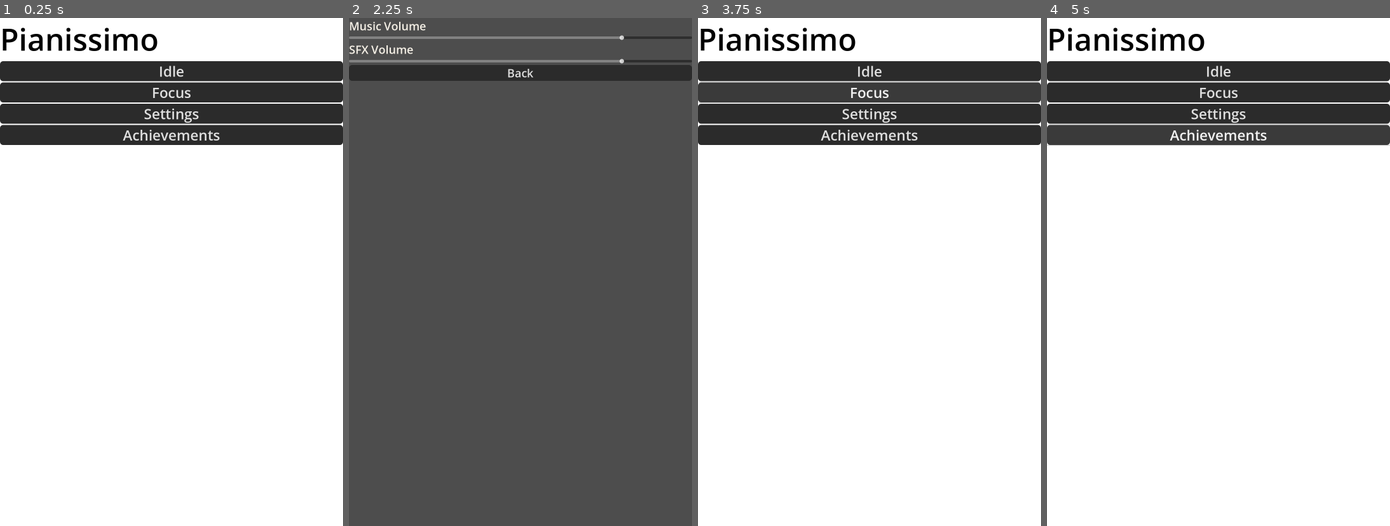
Above: before the commit, frames 1-4 (left to right).
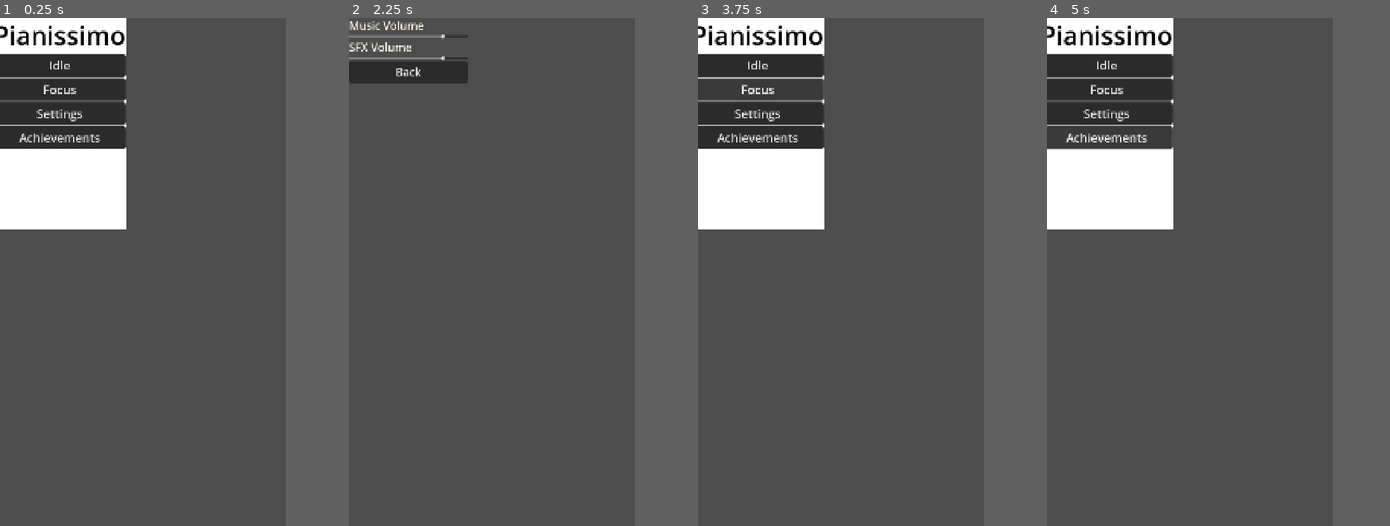
Above: after the commit, the same moments.

Repository: solsolet/MemoriaTFM
Game: Godot game, scene res://scenes/home/home.tscn
Same seed, same stepped clock (60 frames per second), same inputs: the game is played once before the commit and once after it.
Inputs:
- Up to frame 1 (0.25 s): no input
- Up to frame 2 (2.25 s): click "Idle" at 0.5 s; click "Back" at 1.25 s; click "Settings" at 2 s
- Up to frame 3 (3.75 s): click "Back" at 2.75 s; click "Focus" at 3.5 s
- Up to frame 4 (5 s): click "Achievements" at 4.25 s
In our replay, the window is 540x800 before the commit and 450x800 after it. These sizes can differ from the game's own. Grey fills any space a smaller window leaves; there, only what the larger window draws over its background counts as a difference.

The runs differ from the first frame. In frame 1, 73% of the frame differs, in the area x 0-100%, y 0-100%; in frame 2, 4.1%; in frame 3, 72%; in frame 4, 72%.

Commit message:
fix: botó settings + rutes centralitzades

Diff:
--- a/pianissimo/autoload/save_manager.gd
+++ b/pianissimo/autoload/save_manager.gd
@@ -4,6 +4,7 @@
 const SAVE_PATH := "user://player_save.tres"
 
 var data: PlayerSaveData
+var return_scene_path: String = ScenePaths.HOME
 
 
 func _ready() -> void:
--- a/pianissimo/autoload/settings_manager.gd
+++ b/pianissimo/autoload/settings_manager.gd
@@ -1,7 +1,9 @@
 extends Node
-## User preferences: ConfigFile
 
 const SETTINGS_PATH := "user://settings.cfg"
+
+var return_scene_path: String = ScenePaths.HOME
+
 
 var music_volume: float = 0.8:
 	set(value):
@@ -13,6 +15,7 @@
 		sfx_volume = clamp(value, 0.0, 1.0)
 		AudioManager.set_sfx_volume_linear(sfx_volume)
 
+
 func _ready() -> void:
 	call_deferred("load_settings")
 
@@ -23,7 +26,6 @@
 		music_volume = float(config.get_value("audio", "music_volume", 0.8))
 		sfx_volume = float(config.get_value("audio", "sfx_volume", 0.8))
 	else:
-		# No file yet
 		music_volume = music_volume
 		sfx_volume = sfx_volume
 
--- /dev/null
+++ b/pianissimo/core/scene_paths.gd
@@ -0,0 +1,8 @@
+extends RefCounted
+class_name ScenePaths
+
+const GAME := "res://scenes/game/game.tscn"
+const HOME := "res://scenes/home/home.tscn"
+const NOTE := "res://scenes/note/note.tscn"
+const SETTINGS := "res://scenes/settings/settings.tscn"
+const UPGRADE_CARD := "res://scenes/game/upgrade_panel/upgrade_card.tscn"
--- a/pianissimo/project.godot
+++ b/pianissimo/project.godot
@@ -30,6 +30,8 @@
 
 window/size/viewport_width=1080
 window/size/viewport_height=1920
+window/stretch/mode="canvas_items"
+window/stretch/aspect="expand"
 window/handheld/orientation=1
 
 [file_customization]
@@ -37,11 +39,12 @@
 folder_colors={
 "res://assets/": "red",
 "res://autoload/": "orange",
-"res://data/": "yellow",
-"res://resources/": "green",
-"res://scenes/": "teal",
-"res://scripts/": "blue",
-"res://ui/": "purple"
+"res://core/": "yellow",
+"res://data/": "green",
+"res://resources/": "teal",
+"res://scenes/": "blue",
+"res://scripts/": "purple",
+"res://ui/": "pink"
 }
 
 [gui]
--- a/pianissimo/scenes/game/game.gd
+++ b/pianissimo/scenes/game/game.gd
@@ -1,10 +1,11 @@
 extends Control
 
-const NOTE_SCENE = preload("res://scenes/note/note.tscn")
+const NOTE_SCENE = preload(ScenePaths.NOTE)
 const NOTE_HEIGHT = 36.0
 
 
 @export var notes_label: Label
+@export var settings_button: Button
 @export var piano: Piano
 
 var active_notes: Array[Note] = []
@@ -15,6 +16,7 @@
 
 
 func _ready() -> void:
+	settings_button.pressed.connect(_on_settings_button_pressed)
 	Economy.notes_changed.connect(_on_notes_changed)
 	_on_notes_changed(Economy.notes)
 
@@ -90,4 +92,10 @@
 
 func _on_btn_back_pressed() -> void:
 	cleanup()
-	get_tree().change_scene_to_file("res://scenes/home/home.tscn")
+	get_tree().change_scene_to_file(ScenePaths.HOME)
+
+
+func _on_settings_button_pressed() -> void:
+	SettingsManager.return_scene_path = ScenePaths.GAME
+	cleanup()
+	get_tree().change_scene_to_file(ScenePaths.SETTINGS)
--- a/pianissimo/scenes/game/game.tscn
+++ b/pianissimo/scenes/game/game.tscn
@@ -2,10 +2,10 @@
 
 [ext_resource type="Script" uid="uid://c3mwxe5vw21ye" path="res://scenes/game/game.gd" id="1_sul5r"]
 [ext_resource type="Script" uid="uid://cfb0qannguffv" path="res://ui/safe_area_container.gd" id="2_7h61r"]
-[ext_resource type="PackedScene" path="res://scenes/game/upgrade_panel/upgrade_panel.tscn" id="3_0sr1o"]
+[ext_resource type="PackedScene" uid="uid://crevbtvnya6aq" path="res://scenes/game/upgrade_panel/upgrade_panel.tscn" id="3_0sr1o"]
 [ext_resource type="PackedScene" uid="uid://bm3bx3x6h1drl" path="res://scenes/game/piano/piano.tscn" id="3_kelw5"]
 
-[node name="Game" type="Control" node_paths=PackedStringArray("notes_label", "piano")]
+[node name="Game" type="Control" node_paths=PackedStringArray("notes_label", "settings_button", "piano")]
 layout_mode = 3
 anchors_preset = 15
 anchor_right = 1.0
@@ -13,7 +13,8 @@
 grow_horizontal = 2
 grow_vertical = 2
 script = ExtResource("1_sul5r")
-notes_label = NodePath("SafeAreaContainer/VBoxContainer/NotesLabel")
+notes_label = NodePath("SafeAreaContainer/VBoxContainer/TopBar/NotesLabel")
+settings_button = NodePath("SafeAreaContainer/VBoxContainer/TopBar/SettingsButton")
 piano = NodePath("SafeAreaContainer/VBoxContainer/Piano")
 
 [node name="SafeAreaContainer" type="MarginContainer" parent="."]
@@ -33,25 +34,31 @@
 custom_minimum_size = Vector2(50, 50)
 layout_mode = 2
 
-[node name="NotesLabel" type="Label" parent="SafeAreaContainer/VBoxContainer"]
+[node name="TopBar" type="HBoxContainer" parent="SafeAreaContainer/VBoxContainer"]
+layout_mode = 2
+
+[node name="BackButton" type="Button" parent="SafeAreaContainer/VBoxContainer/TopBar"]
 auto_translate_mode = 1
 layout_mode = 2
 theme_override_font_sizes/font_size = 45
+text = "BACK_BUTTON"
+
+[node name="NotesLabel" type="Label" parent="SafeAreaContainer/VBoxContainer/TopBar"]
+auto_translate_mode = 1
+layout_mode = 2
+size_flags_horizontal = 3
+theme_override_font_sizes/font_size = 45
 text = "GAME_NOTES"
+
+[node name="SettingsButton" type="Button" parent="SafeAreaContainer/VBoxContainer/TopBar"]
+custom_minimum_size = Vector2(55, 55)
+layout_mode = 2
+text = "⚙"
 
 [node name="Piano" parent="SafeAreaContainer/VBoxContainer" instance=ExtResource("3_kelw5")]
 layout_mode = 2
 
 [node name="UpgradePanel" parent="SafeAreaContainer/VBoxContainer" instance=ExtResource("3_0sr1o")]
-
-[node name="BottomBar" type="MarginContainer" parent="SafeAreaContainer/VBoxContainer"]
-custom_minimum_size = Vector2(0, 70)
 layout_mode = 2
 
-[node name="BackButton" type="Button" parent="SafeAreaContainer/VBoxContainer/BottomBar"]
-auto_translate_mode = 1
-layout_mode = 2
-theme_override_font_sizes/font_size = 45
-text = "BACK_BUTTON"
-
-[connection signal="pressed" from="SafeAreaContainer/VBoxContainer/BottomBar/BackButton" to="." method="_on_btn_back_pressed"]
+[connection signal="pressed" from="SafeAreaContainer/VBoxContainer/TopBar/BackButton" to="." method="_on_btn_back_pressed"]
--- a/pianissimo/scenes/game/piano/piano.gd
+++ b/pianissimo/scenes/game/piano/piano.gd
@@ -3,7 +3,7 @@
 
 signal note_scored(lane: int, accuracy: String)
 
-const NOTE_SCENE = preload("res://scenes/note/note.tscn")
+const NOTE_SCENE = preload(ScenePaths.NOTE)
 const BLACK_LANE := 1 # lane 1 renders as a black key; generalize later if lane_count grows
 
 @export var note_speed: float = 220.0
--- a/pianissimo/scenes/game/piano/piano.tscn
+++ b/pianissimo/scenes/game/piano/piano.tscn
@@ -43,7 +43,7 @@
 grow_vertical = 0
 
 [node name="KeyRow" type="Control" parent="."]
-custom_minimum_size = Vector2(0, 100)
+custom_minimum_size = Vector2(0, 500)
 layout_mode = 1
 anchors_preset = 12
 anchor_top = 1.0
--- /dev/null
+++ b/pianissimo/scenes/game/upgrade_panel/upgrade_card.gd
@@ -0,0 +1,29 @@
+extends Button
+class_name UpgradeCard
+
+var upgrade_id: String = ""
+
+@onready var icon_rect: ColorRect = $VBoxContainer/IconRect
+@onready var title_label: Label = $VBoxContainer/TitleLabel
+@onready var level_label: Label = $VBoxContainer/LevelLabel
+@onready var cost_label: Label = $VBoxContainer/CostLabel
+
+
+func setup(id: String) -> void:
+	upgrade_id = id
+	refresh()
+
+
+func refresh() -> void:
+	var def := UpgradeManager.get_definition(upgrade_id)
+	if def == null:
+		return
+	title_label.text = def.display_name
+	level_label.text = "Lv %d" % UpgradeManager.get_level(upgrade_id)
+	cost_label.text = "%d notes" % UpgradeManager.get_cost(upgrade_id)
+	disabled = not UpgradeManager.can_purchase(upgrade_id)
+
+
+func _on_pressed() -> void:
+	AudioManager.play_ui_click()
+	UpgradeManager.purchase(upgrade_id)
--- /dev/null
+++ b/pianissimo/scenes/game/upgrade_panel/upgrade_card.tscn
@@ -0,0 +1,39 @@
+[gd_scene load_steps=2 format=3 uid="uid://rsxgsy63mldx"]
+
+[ext_resource type="Script" uid="uid://22hyjitrnjw" path="res://scenes/game/upgrade_panel/upgrade_card.gd" id="1"]
+
+[node name="UpgradeCard" type="Button"]
+custom_minimum_size = Vector2(140, 170)
+script = ExtResource("1")
+
+[node name="VBoxContainer" type="VBoxContainer" parent="."]
+layout_mode = 1
+anchors_preset = 15
+anchor_right = 1.0
+anchor_bottom = 1.0
+grow_horizontal = 2
+grow_vertical = 2
+mouse_filter = 2
+
+[node name="IconRect" type="ColorRect" parent="VBoxContainer"]
+custom_minimum_size = Vector2(0, 70)
+layout_mode = 2
+mouse_filter = 2
+color = Color(0.831, 0.686, 0.216, 1)
+
+[node name="TitleLabel" type="Label" parent="VBoxContainer"]
+layout_mode = 2
+text = "Upgrade"
+horizontal_alignment = 1
+
+[node name="LevelLabel" type="Label" parent="VBoxContainer"]
+layout_mode = 2
+text = "Lv 0"
+horizontal_alignment = 1
+
+[node name="CostLabel" type="Label" parent="VBoxContainer"]
+layout_mode = 2
+text = "Cost"
+horizontal_alignment = 1
+
+[connection signal="pressed" from="." to="." method="_on_pressed"]
--- a/pianissimo/scenes/game/upgrade_panel/upgrade_panel.gd
+++ b/pianissimo/scenes/game/upgrade_panel/upgrade_panel.gd
@@ -1,19 +1,18 @@
 extends Panel
 class_name UpgradePanel
 
-const UPGRADE_ROW_SCENE = preload("res://scenes/game/upgrade_panel/upgrade_row.tscn")
+const UPGRADE_CARD_SCENE = preload(ScenePaths.UPGRADE_CARD)
 
-@onready var rows_container: VBoxContainer = $VBoxContainer
+@onready var cards_container: HBoxContainer = $VBoxContainer/ScrollContainer/CardsRow
 
-var _rows: Dictionary = {}
+var _cards: Dictionary = {}
 
 func _ready() -> void:
 	for id in UpgradeManager.get_all_ids():
-		var row := UPGRADE_ROW_SCENE.instantiate() as UpgradeRow
-		rows_container.add_child(row)
-		row.setup(id)
-		row.purchase_requested.connect(_on_purchase_requested)
-		_rows[id] = row
+		var card := UPGRADE_CARD_SCENE.instantiate() as UpgradeCard
+		cards_container.add_child(card)
+		card.setup(id)
+		_cards[id] = card
 
 	Economy.notes_changed.connect(_on_notes_changed)
 	UpgradeManager.upgrade_purchased.connect(_on_upgrade_purchased)
@@ -22,9 +21,9 @@
 	UpgradeManager.purchase(id)
 
 func _on_upgrade_purchased(id: String, _new_level: int) -> void:
-	if _rows.has(id):
-		_rows[id].refresh()
+	if _cards.has(id):
+		_cards[id].refresh()
 
 func _on_notes_changed(_value: int) -> void:
-	for row in _rows.values():
-		row.refresh()
+	for card in _cards.values():
+		card.refresh()
--- a/pianissimo/scenes/game/upgrade_panel/upgrade_panel.tscn
+++ b/pianissimo/scenes/game/upgrade_panel/upgrade_panel.tscn
@@ -1,10 +1,9 @@
-[gd_scene load_steps=2 format=3]
+[gd_scene load_steps=2 format=3 uid="uid://crevbtvnya6aq"]
 
-[ext_resource type="Script" path="res://scenes/game/upgrade_panel/upgrade_panel.gd" id="1"]
+[ext_resource type="Script" uid="uid://cpu4tpxuojnjm" path="res://scenes/game/upgrade_panel/upgrade_panel.gd" id="1"]
 
 [node name="UpgradePanel" type="Panel"]
-custom_minimum_size = Vector2(50, 200)
-layout_mode = 2
+custom_minimum_size = Vector2(50, 230)
 script = ExtResource("1")
 
 [node name="ColorRect" type="ColorRect" parent="."]
@@ -17,12 +16,22 @@
 color = Color(0.14048484, 0.6632491, 0.7463257, 1)
 
 [node name="VBoxContainer" type="VBoxContainer" parent="."]
-custom_minimum_size = Vector2(100, 0)
-layout_mode = 0
-offset_right = 40.0
-offset_bottom = 40.0
+layout_mode = 1
+anchors_preset = 15
+anchor_right = 1.0
+anchor_bottom = 1.0
+grow_horizontal = 2
+grow_vertical = 2
 
 [node name="UpgradeLabel" type="Label" parent="VBoxContainer"]
 layout_mode = 2
-theme_override_font_sizes/font_size = 32
 text = "Upgrades"
+
+[node name="ScrollContainer" type="ScrollContainer" parent="VBoxContainer"]
+layout_mode = 2
+size_flags_vertical = 3
+vertical_scroll_mode = 0
+
+[node name="CardsRow" type="HBoxContainer" parent="VBoxContainer/ScrollContainer"]
+layout_mode = 2
+theme_override_constants/separation = 12
--- a/pianissimo/scenes/game/upgrade_panel/upgrade_row.gd
+++ /dev/null
@@ -1,27 +0,0 @@
-extends HBoxContainer
-class_name UpgradeRow
-
-signal purchase_requested(id: String)
-
-var upgrade_id: String = ""
-
-@onready var button: Button = $Button
-@onready var label: Label = $Label
-
-
-func setup(id: String) -> void:
-	upgrade_id = id
-	refresh()
-
-
-func refresh() -> void:
-	var def := UpgradeManager.get_definition(upgrade_id)
-	if def == null:
-		return
-	label.text = "%s Lv %d  Cost: %d" % [def.display_name, UpgradeManager.get_level(upgrade_id), UpgradeManager.get_cost(upgrade_id)]
-	button.disabled = not UpgradeManager.can_purchase(upgrade_id)
-
-
-func _on_button_pressed() -> void:
-	AudioManager.play_ui_click()
-	purchase_requested.emit(upgrade_id)
--- a/pianissimo/scenes/game/upgrade_panel/upgrade_row.tscn
+++ b/pianissimo/scenes/game/upgrade_panel/upgrade_row.tscn
@@ -1,9 +1,37 @@
-[gd_scene load_steps=2 format=3 uid="uid://ghwlvys6x5d0"]
+[gd_scene load_steps=2 format=3 uid="uid://d2h6ebtnb1cp6"]
 
-[ext_resource type="Script" uid="uid://c5u37wgnb5v38" path="res://scenes/game/upgrade_panel/upgrade_row.gd" id="1"]
+[sub_resource type="GDScript" id="GDScript_we52w"]
+script/source = "extends HBoxContainer
+class_name UpgradeRow
+
+signal purchase_requested(id: String)
+
+var upgrade_id: String = \"\"
+
+@onready var button: Button = $Button
+@onready var label: Label = $Label
+
+
+func setup(id: String) -> void:
+	upgrade_id = id
+	refresh()
+
+
+func refresh() -> void:
+	var def := UpgradeManager.get_definition(upgrade_id)
+	if def == null:
+		return
+	label.text = \"%s Lv %d  Cost: %d\" % [def.display_name, UpgradeManager.get_level(upgrade_id), UpgradeManager.get_cost(upgrade_id)]
+	button.disabled = not UpgradeManager.can_purchase(upgrade_id)
+
+
+func _on_button_pressed() -> void:
+	AudioManager.play_ui_click()
+	purchase_requested.emit(upgrade_id)
+"
 
 [node name="UpgradeRow" type="HBoxContainer"]
-script = ExtResource("1")
+script = SubResource("GDScript_we52w")
 
 [node name="Button" type="Button" parent="."]
 custom_minimum_size = Vector2(40, 40)
--- a/pianissimo/scenes/home/home.gd
+++ b/pianissimo/scenes/home/home.gd
@@ -2,7 +2,7 @@
 
 
 func _on_idle_button_pressed() -> void:
-	get_tree().change_scene_to_file("res://scenes/game/game.tscn")
+	get_tree().change_scene_to_file(ScenePaths.GAME)
 
 
 func _on_focus_button_pressed() -> void:
@@ -10,7 +10,8 @@
 
 
 func _on_settings_button_pressed() -> void:
-	get_tree().change_scene_to_file("res://scenes/settings/settings.tscn")
+	SettingsManager.return_scene_path = ScenePaths.HOME
+	get_tree().change_scene_to_file(ScenePaths.SETTINGS)
 
 
 func _on_achievments_button_pressed() -> void:
--- a/pianissimo/scenes/home/home.tscn
+++ b/pianissimo/scenes/home/home.tscn
@@ -1,6 +1,7 @@
-[gd_scene load_steps=2 format=3 uid="uid://d3xjva4n8hejr"]
+[gd_scene load_steps=3 format=3 uid="uid://d3xjva4n8hejr"]
 
 [ext_resource type="Script" uid="uid://cjcoqsqh48w3s" path="res://scenes/home/home.gd" id="1_5q1ba"]
+[ext_resource type="Script" uid="uid://cfb0qannguffv" path="res://ui/safe_area_container.gd" id="2_ng36q"]
 
 [node name="Home" type="Control"]
 layout_mode = 3
@@ -12,17 +13,20 @@
 script = ExtResource("1_5q1ba")
 
 [node name="SafeAreaContainer" type="MarginContainer" parent="."]
+custom_minimum_size = Vector2(0, 200)
 layout_mode = 1
 anchors_preset = 15
 anchor_right = 1.0
 anchor_bottom = 1.0
 grow_horizontal = 2
 grow_vertical = 2
+script = ExtResource("2_ng36q")
 
 [node name="ColorRect" type="ColorRect" parent="SafeAreaContainer"]
 layout_mode = 2
 
 [node name="VBoxContainer" type="VBoxContainer" parent="SafeAreaContainer"]
+custom_minimum_size = Vector2(200, 200)
 layout_mode = 2
 
 [node name="Title" type="Label" parent="SafeAreaContainer/VBoxContainer"]
@@ -31,6 +35,8 @@
 theme_override_colors/font_color = Color(0, 0, 0, 1)
 theme_override_font_sizes/font_size = 96
 text = "GAME_TITLE"
+horizontal_alignment = 1
+vertical_alignment = 1
 
 [node name="IdleButton" type="Button" parent="SafeAreaContainer/VBoxContainer"]
 auto_translate_mode = 1
--- a/pianissimo/scenes/settings/settings.gd
+++ b/pianissimo/scenes/settings/settings.gd
@@ -23,4 +23,4 @@
 
 
 func _on_back_button_pressed() -> void:
-	get_tree().change_scene_to_file("res://scenes/home/home.tscn")
+	get_tree().change_scene_to_file(SettingsManager.return_scene_path)
--- a/pianissimo/scenes/settings/settings.tscn
+++ b/pianissimo/scenes/settings/settings.tscn
@@ -1,6 +1,7 @@
-[gd_scene load_steps=2 format=3 uid="uid://bxdr2m7yf45q5"]
+[gd_scene load_steps=3 format=3 uid="uid://bxdr2m7yf45q5"]
 
 [ext_resource type="Script" uid="uid://bl2jptd8vxlei" path="res://scenes/settings/settings.gd" id="1"]
+[ext_resource type="Script" uid="uid://cfb0qannguffv" path="res://ui/safe_area_container.gd" id="2_vu5fi"]
 
 [node name="Settings" type="Control"]
 layout_mode = 3
@@ -18,6 +19,7 @@
 anchor_bottom = 1.0
 grow_horizontal = 2
 grow_vertical = 2
+script = ExtResource("2_vu5fi")
 
 [node name="VBoxContainer" type="VBoxContainer" parent="SafeAreaContainer"]
 layout_mode = 2
--- a/pianissimo/ui/main_theme.tres
+++ b/pianissimo/ui/main_theme.tres
@@ -1,6 +1,10 @@
 [gd_resource type="Theme" load_steps=5 format=3 uid="uid://dt2kc553fw26"]
 
 [sub_resource type="StyleBoxFlat" id="StyleBoxFlat_6tukj"]
+content_margin_left = 24.0
+content_margin_top = 12.0
+content_margin_right = 24.0
+content_margin_bottom = 12.0
 bg_color = Color(0.101960786, 0.101960786, 0.101960786, 0.19607843)
 corner_radius_top_left = 10
 corner_radius_top_right = 10
@@ -8,6 +12,10 @@
 corner_radius_bottom_left = 10
 
 [sub_resource type="StyleBoxFlat" id="StyleBoxFlat_tsbh2"]
+content_margin_left = 24.0
+content_margin_top = 12.0
+content_margin_right = 24.0
+content_margin_bottom = 12.0
 bg_color = Color(0.22745098, 0.22745098, 0.22745098, 1)
 corner_radius_top_left = 10
 corner_radius_top_right = 10
@@ -15,6 +23,10 @@
 corner_radius_bottom_left = 10
 
 [sub_resource type="StyleBoxFlat" id="StyleBoxFlat_g1fjd"]
+content_margin_left = 24.0
+content_margin_top = 12.0
+content_margin_right = 24.0
+content_margin_bottom = 12.0
 bg_color = Color(0.16862746, 0.16862746, 0.16862746, 1)
 corner_radius_top_left = 10
 corner_radius_top_right = 10
@@ -22,6 +34,10 @@
 corner_radius_bottom_left = 10
 
 [sub_resource type="StyleBoxFlat" id="StyleBoxFlat_3xb56"]
+content_margin_left = 24.0
+content_margin_top = 12.0
+content_margin_right = 24.0
+content_margin_bottom = 12.0
 bg_color = Color(0.83137256, 0.6862745, 0.21568628, 1)
 corner_radius_top_left = 10
 corner_radius_top_right = 10
@@ -29,9 +45,10 @@
 corner_radius_bottom_left = 10
 
 [resource]
-default_font_size = 36
+default_font_size = 42
 Button/styles/disabled = SubResource("StyleBoxFlat_6tukj")
 Button/styles/hover = SubResource("StyleBoxFlat_tsbh2")
 Button/styles/normal = SubResource("StyleBoxFlat_g1fjd")
 Button/styles/pressed = SubResource("StyleBoxFlat_3xb56")
 Label/colors/font_color = Color(0.9607843, 0.9411765, 0.9019608, 1)
+Label/constants/line_spacing = 5
Not shown, added: pianissimo/core/scene_paths.gd.uid
Not shown, added: pianissimo/scenes/game/upgrade_panel/upgrade_card.gd.uid
Not shown, removed: pianissimo/scenes/game/upgrade_panel/upgrade_row.gd.uid
Not shown, changed: VaultMemoria/.obsidian/workspace.json
